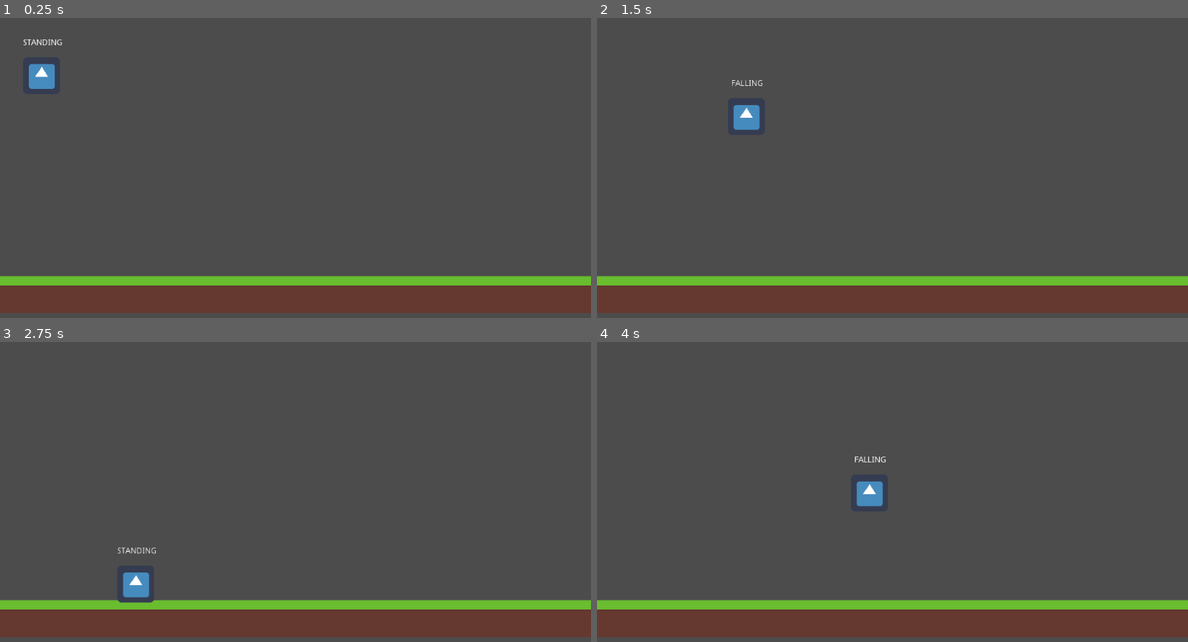
Above: before the commit, frames 1-4 (two rows, left to right).
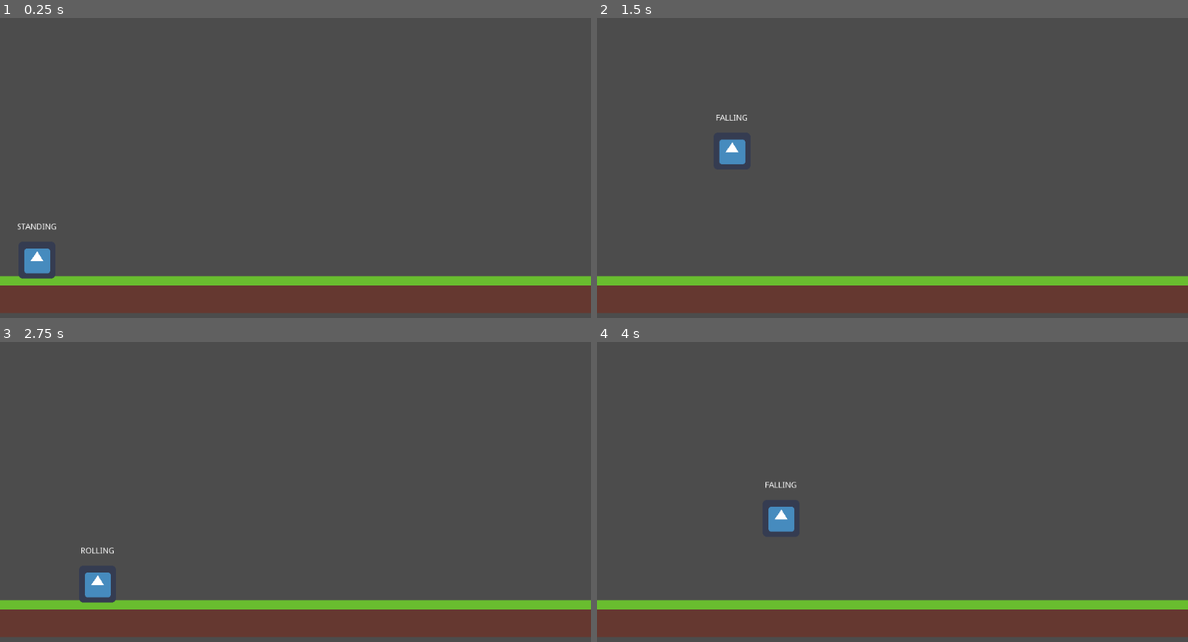
Above: after the commit, the same moments.

Repository: TRushton95/Dashing
Game: Godot game, scene res://World.tscn
The game is run twice, just before and just after one commit, with the same random seed, the same clock (stepped at 60 frames per second) and the same inputs. The engine's default icon, where the game draws it, is replaced by a stand-in: a white triangle on a blue panel in a dark square.
Inputs (mouse positions are in pixels of both pictures, inside the frame that each line leads up to):
- Up to frame 1 (0.25 s): no input
- Up to frame 2 (1.5 s): move the mouse to (1022, 174) at 0.52 s; hold D (move_right) from 0.53 s (still down); tap S (crouch, bound only after the commit) at 0.6 s; tap Space (jump) at 0.77 s; right-click (1022, 174) at 0.8 s; move the mouse to (774, 207) at 1.27 s; right-click (774, 207) at 1.35 s
- Up to frame 3 (2.75 s): tap Space (jump) at 1.52 s; tap S (crouch, bound only after the commit) at 1.55 s; move the mouse to (354, 438) at 2.02 s; release D (move_right) at 2.03 s; hold A (move_left) from 2.03 s (still down); click (354, 438) at 2.1 s; right-click (354, 438) at 2.3 s
- Up to frame 4 (4 s): move the mouse to (862, 585) at 2.77 s; release A (move_left) at 2.78 s; hold D (move_right) from 2.78 s (still down); tap Shift (sprint) at 2.85 s; tap Space (jump) at 3.02, 3.77 s; tap S (crouch, bound only after the commit) at 3.05, 3.6 s; move the mouse to (1069, 567) at 3.52 s; right-click (1069, 567) at 3.8 s

The runs differ from the first frame. In frame 1, 0.9% of the frame differs, in the area x 3-11%, y 7-87%; in frame 2, 0.8%; in frame 3, 1.0%, in the area x 13-27%, y 68-87%; in frame 4, 0.9%.

Commit message:
Add roll ability

Diff:
--- a/Src/Entities/Player/Player.gd
+++ b/Src/Entities/Player/Player.gd
@@ -2,7 +2,7 @@
 
 onready var laser_scene = preload("res://Entities/Laser/Laser.tscn")
 
-enum State { STANDING, FALLING, FIRING }
+enum State { STANDING, CROUCHING, ROLLING, FALLING, FIRING }
 
 const MAX_FALL_SPEED := 500
 const GRAVITY_ACCELERATION := 20
@@ -10,6 +10,7 @@
 const WALK_SPEED := 200
 const RUN_SPEED := 400
 const JUMP_SPEED := -700
+const ROLL_SPEED := 500
 
 var move_speed := WALK_SPEED
 
@@ -29,6 +30,15 @@
 	is_fire_on_cooldown = false
 
 
+func _on_RollTimer_timeout() -> void:
+	$RollStunTimer.start()
+	velocity.x = 0
+
+
+func _on_RollStunTimer_timeout():
+	_pop_state()
+
+
 func _process(delta: float) -> void:
 	if Input.is_action_just_pressed("sprint"):
 		move_speed = RUN_SPEED
@@ -42,11 +52,15 @@
 			if Input.is_action_just_pressed("jump"):
 				_push_state(State.FALLING)
 				velocity.y = JUMP_SPEED
-
 			elif Input.is_action_just_pressed("shoot"):
 				_push_state(State.FIRING)
 				velocity.x = 0
 				_shoot()
+			elif Input.is_action_just_pressed("crouch"):
+				velocity.x = 0
+				_push_state(State.CROUCHING)
+			elif Input.is_action_just_pressed("roll"):
+				_roll()
 
 		State.FALLING:
 			_process_directional_movement()
@@ -62,6 +76,10 @@
 			if is_on_floor():
 				_pop_state()
 				gliding = false
+
+		State.CROUCHING:
+			if Input.is_action_just_released("crouch"):
+				_pop_state()
 
 
 func _physics_process(delta: float) -> void:
@@ -95,6 +113,12 @@
 	$FiringCooldownTimer.start()
 
 
+func _roll() -> void:
+	_push_state(State.ROLLING)
+	velocity.x = ROLL_SPEED * _get_direction_modifier()
+	$RollTimer.start()
+
+
 func _process_directional_movement() -> void:
 	if Input.is_action_pressed("move_left"):
 		velocity.x = -move_speed
--- a/Src/Entities/Player/Player.tscn
+++ b/Src/Entities/Player/Player.tscn
@@ -10,11 +10,11 @@
 collision_mask = 0
 script = ExtResource( 2 )
 
+[node name="Sprite" type="Sprite" parent="."]
+texture = ExtResource( 1 )
+
 [node name="CollisionShape2D" type="CollisionShape2D" parent="."]
 shape = SubResource( 1 )
-
-[node name="Sprite" type="Sprite" parent="."]
-texture = ExtResource( 1 )
 
 [node name="FiringAnimTimer" type="Timer" parent="."]
 wait_time = 0.5
@@ -24,10 +24,18 @@
 wait_time = 0.5
 one_shot = true
 
+[node name="RollTimer" type="Timer" parent="."]
+wait_time = 0.25
+one_shot = true
+
+[node name="RollStunTimer" type="Timer" parent="."]
+wait_time = 0.5
+one_shot = true
+
 [node name="StateLabel" type="Label" parent="."]
-margin_left = -32.0
+margin_left = -52.0
 margin_top = -64.0
-margin_right = 36.0
+margin_right = 52.0
 margin_bottom = -50.0
 text = "STANDING"
 align = 1
@@ -38,3 +46,5 @@
 
 [connection signal="timeout" from="FiringAnimTimer" to="." method="_on_FiringAnimTimer_timeout"]
 [connection signal="timeout" from="FiringCooldownTimer" to="." method="_on_FiringCooldownTimer_timeout"]
+[connection signal="timeout" from="RollTimer" to="." method="_on_RollTimer_timeout"]
+[connection signal="timeout" from="RollStunTimer" to="." method="_on_RollStunTimer_timeout"]
--- a/Src/Levels/GrassyHills/GrassyHills.tscn
+++ b/Src/Levels/GrassyHills/GrassyHills.tscn
@@ -37,4 +37,4 @@
 tile_data = PoolIntArray( 458752, 0, 0, 458753, 0, 0, 458754, 0, 0, 458755, 0, 0, 458756, 0, 0, 458757, 0, 0, 458758, 0, 0, 458759, 0, 0, 458760, 0, 0, 458761, 0, 0, 458762, 0, 0, 458763, 0, 0, 458764, 0, 0, 458765, 0, 0, 458766, 0, 0, 458767, 0, 0, 458768, 0, 0 )
 
 [node name="Player" parent="." instance=ExtResource( 2 )]
-position = Vector2( 72, 60 )
+position = Vector2( 64, 408 )
--- a/Src/project.godot
+++ b/Src/project.godot
@@ -50,6 +50,18 @@
 , Object(InputEventJoypadButton,"resource_local_to_scene":false,"resource_name":"","device":0,"button_index":1,"pressure":0.0,"pressed":false,"script":null)
  ]
 }
+crouch={
+"deadzone": 0.5,
+"events": [ Object(InputEventKey,"resource_local_to_scene":false,"resource_name":"","device":0,"alt":false,"shift":false,"control":false,"meta":false,"command":false,"pressed":false,"scancode":83,"unicode":0,"echo":false,"script":null)
+, Object(InputEventJoypadButton,"resource_local_to_scene":false,"resource_name":"","device":0,"button_index":3,"pressure":0.0,"pressed":false,"script":null)
+ ]
+}
+roll={
+"deadzone": 0.5,
+"events": [ Object(InputEventMouseButton,"resource_local_to_scene":false,"resource_name":"","device":0,"alt":false,"shift":false,"control":false,"meta":false,"command":false,"button_mask":0,"position":Vector2( 0, 0 ),"global_position":Vector2( 0, 0 ),"factor":1.0,"button_index":2,"pressed":false,"doubleclick":false,"script":null)
+, Object(InputEventJoypadButton,"resource_local_to_scene":false,"resource_name":"","device":0,"button_index":7,"pressure":0.0,"pressed":false,"script":null)
+ ]
+}
 
 [layer_names]
 
